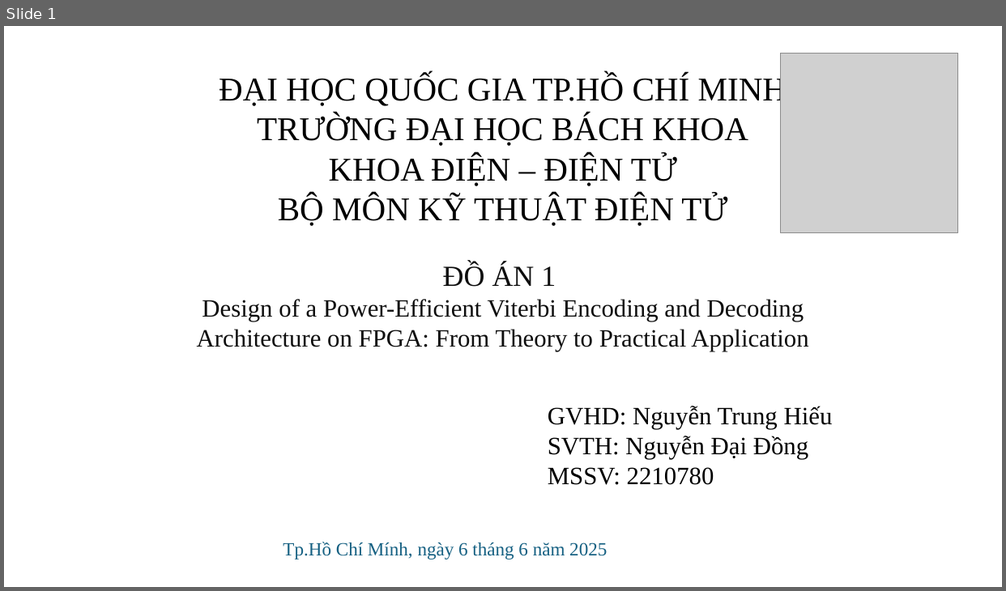
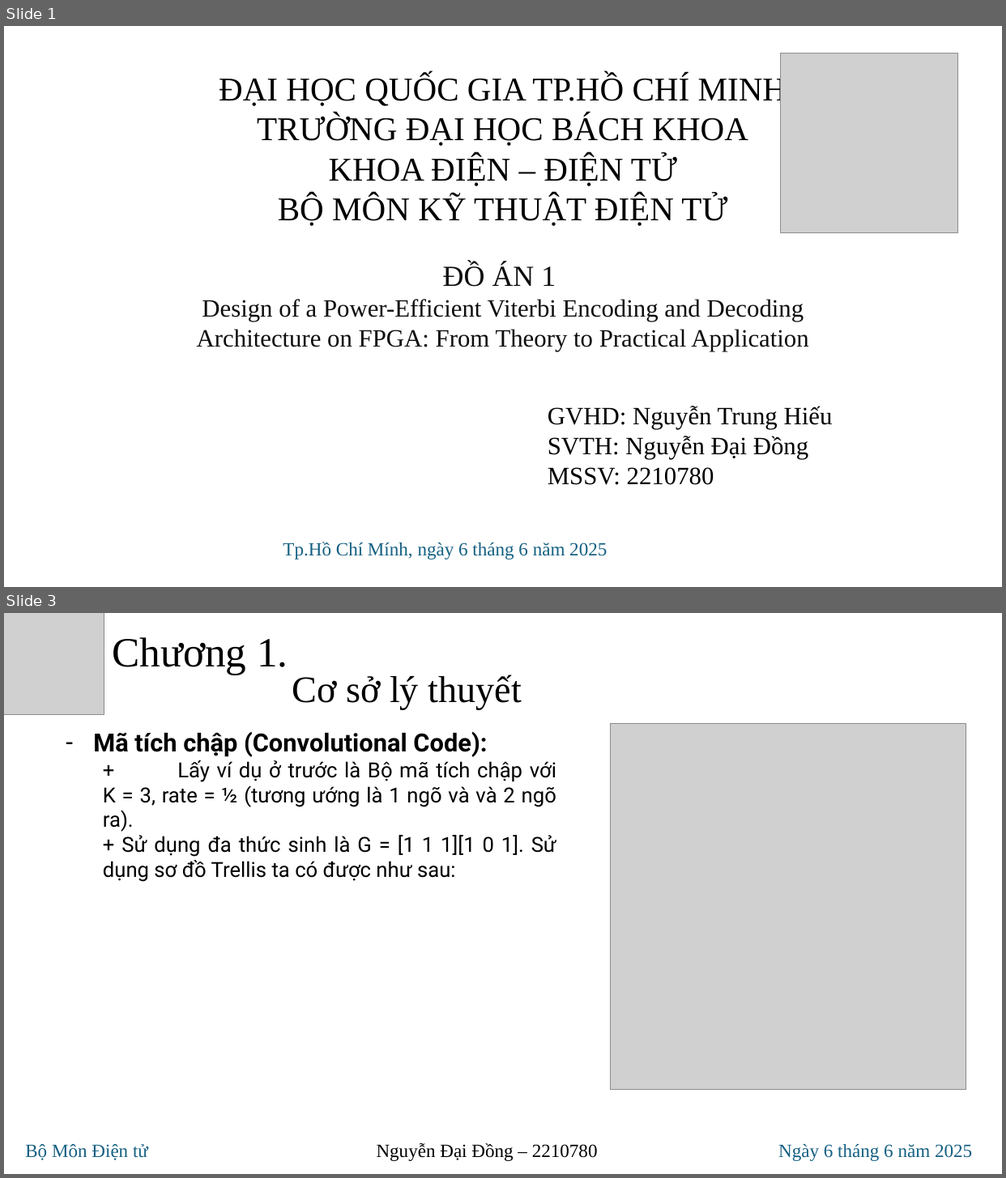
Before and after one commit to Noname-29-lnin/Viterbi_decoder, a slide deck: 20_doc/ppt/NguyenDaiDong-2210780.pptx. Shown one above the other, each under a label of ours: slide 1 before the commit, slides 1 and 3 after it; the slides between them are not shown. The pictures are 1006x591 and 1006x1178 pixels, drawn with LibreOffice and Linux fonts; fonts in the diff are those of the drawing; grey boxes stand for pictures. Boxes give left, top, right and bottom in pixels: in the first picture for what was removed or moved away, otherwise in the second. Text is boxed around its words. In the diff, an @@ line names an element or a change of style, - is before the commit and + after.

```diff
--- a/20_doc/ppt/NguyenDaiDong-2210780.pptx
+++ b/20_doc/ppt/NguyenDaiDong-2210780.pptx
@@ slide 3 added at [4, 613, 1002, 1174], background #FFFFFF @@
@@ picture added at [4, 613, 104, 715] @@
@@ text added at [113, 637, 288, 675], 40 pt, text #000000 @@
+Chương 1.
@@ text added at [292, 675, 521, 710], 36 pt, text #000000 @@
+Cơ sở lý thuyết
@@ text added at [93, 732, 556, 882], 20 pt, text #000000 @@
+– Mã tích chập (Convolutional Code):
+  + Lấy ví dụ ở trước là Bộ mã tích chập với K = 3, rate = ½ (tương ướng là 1 ngõ và và 2 ngõ ra).
+  + Sử dụng đa thức sinh là G = [1 1 1][1 0 1]. Sử dụng sơ đồ Trellis ta có được như sau:
@@ picture added at [611, 723, 967, 1089] @@
@@ text added at [25, 1144, 972, 1161], 18 pt, text #156082 @@
+Bộ Môn Điện tử Nguyễn Đại Đồng – 2210780 Ngày 6 tháng 6 năm 2025
```
Also in this commit, not shown: 5 slides changed, 6 other slides added, 16 other files.
